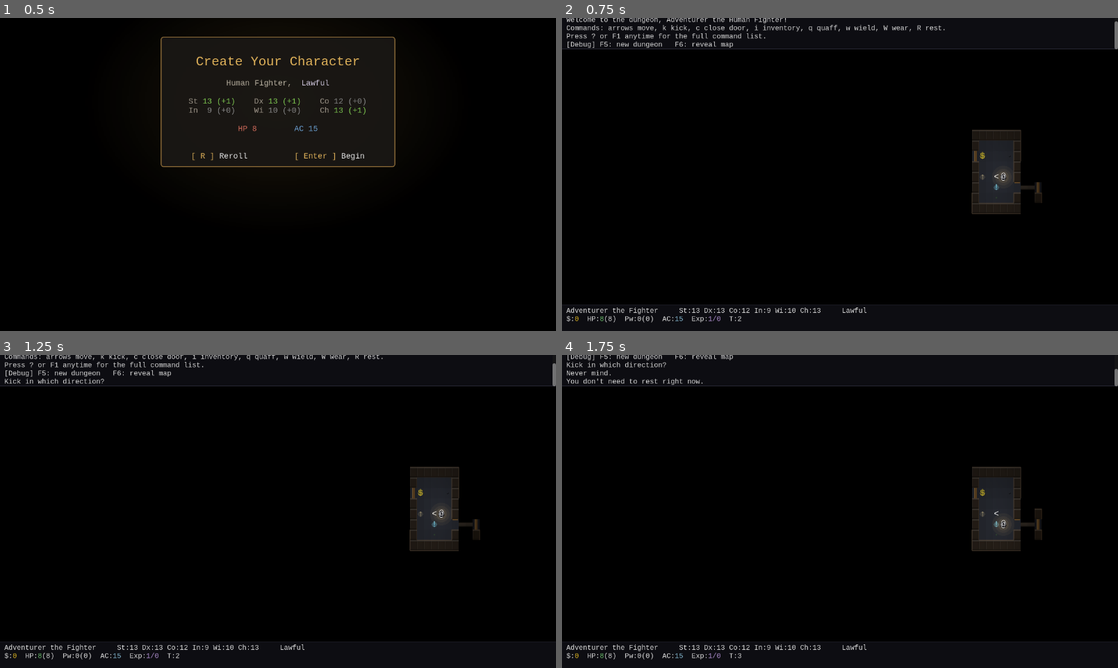
Above: before the commit, frames 1-4 (two rows, left to right).
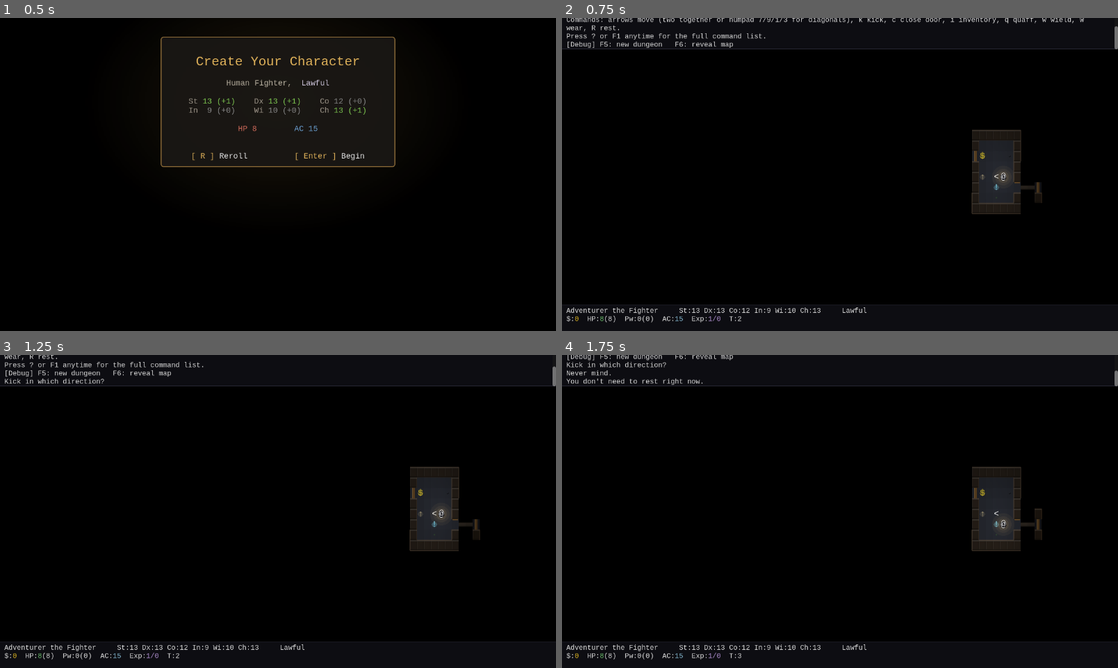
Above: after the commit, the same moments.

Repository: itaiag/basic-crawler
Game: Godot game, scene res://scenes/game.tscn
Same seed, same stepped clock (60 frames per second), same inputs: the game is played once before the commit and once after it.
Inputs:
- Up to frame 1 (0.5 s): no input
- Up to frame 2 (0.75 s): tap Enter at 0.5 s; hold Right from 0.53 s (still down); tap R at 0.6 s
- Up to frame 3 (1.25 s): keep holding Right; tap Space at 0.77 s; tap K at 0.8 s
- Up to frame 4 (1.75 s): tap Space at 1.25, 1.52 s; release Right at 1.28 s; hold Down from 1.28 s (still down); tap K at 1.35 s; tap R at 1.55 s

Frame 1 is identical in both runs. In frame 2, 1.0% of the frame differs, in the area x 0-100%, y 0-5%; in frame 3, 0.4%; in frame 4, less than 0.1%.

Commit message:
Add diagnical movement

Diff:
--- a/scripts/game.gd
+++ b/scripts/game.gd
@@ -23,6 +23,7 @@
 const REST_INTERRUPT_OPEN := 0.15
 const FATIGUE_PENALTY := 2
 const KICK_ATK_PENALTY := 2  # Basic Fantasy: kicks rolled at -2 attack
+const DIAG_BUFFER := 0.05  # window to pair two arrow keys into a diagonal step
 
 var _dungeon := DungeonGenerator.new()
 var _turn := 1
@@ -50,6 +51,10 @@
 var _awaiting_wear := false
 var _awaiting_fire := false
 var _awaiting_fire_dir := false
+# Diagonal-from-two-arrows buffer. _pending_seq is a monotonic guard so a stale
+# buffer timer can't fire a cardinal after a diagonal already committed.
+var _pending_dir := Vector2i.ZERO
+var _pending_seq := 0
 var _quaff_options: Array[int] = []
 var _wield_options: Array[int] = []
 var _wear_options: Array[int] = []
@@ -328,7 +333,7 @@
 	_creating = false
 	_create_bg.visible = false
 	_add_message("Welcome to the dungeon, Adventurer the Human Fighter!")
-	_add_message("Commands: arrows move, k kick, c close door, i inventory, q quaff, w wield, W wear, R rest.")
+	_add_message("Commands: arrows move (two together or numpad 7/9/1/3 for diagonals), k kick, c close door, i inventory, q quaff, w wield, W wear, R rest.")
 	_add_message("Press ? or F1 anytime for the full command list.")
 	_add_message("[Debug] F5: new dungeon   F6: reveal map")
 	_update_status()
@@ -717,10 +722,63 @@
 		get_viewport().set_input_as_handled()
 		return
 
+	_handle_move_key(event)
+
+
+# Routes movement keys. Numpad corners/cardinals move at once; the four ARROW keys
+# buffer briefly so two of them pressed together form a diagonal.
+func _handle_move_key(event: InputEvent) -> void:
 	var dir := _dir_from_key(event.keycode)
-	if dir != Vector2i.ZERO:
+	if dir == Vector2i.ZERO:
+		return
+	get_viewport().set_input_as_handled()
+	var is_arrow: bool = event.keycode in [KEY_UP, KEY_DOWN, KEY_LEFT, KEY_RIGHT]
+	if not is_arrow:
 		_try_move(dir)
-		get_viewport().set_input_as_handled()
+		return
+	# A perpendicular arrow is already waiting -> pair them now.
+	if _pending_dir != Vector2i.ZERO and _pending_dir.x * dir.x + _pending_dir.y * dir.y == 0:
+		_commit_diagonal(_pending_dir + dir)
+		return
+	# Fast path: a perpendicular arrow is already physically held -> no wait.
+	var perp := _held_perpendicular(dir)
+	if perp != Vector2i.ZERO:
+		_commit_diagonal(dir + perp)
+		return
+	_start_pending(dir)
+
+
+func _commit_diagonal(d: Vector2i) -> void:
+	_pending_seq += 1  # invalidate any in-flight buffer timer
+	_pending_dir = Vector2i.ZERO
+	_try_move(Vector2i(clampi(d.x, -1, 1), clampi(d.y, -1, 1)))
+
+
+func _start_pending(dir: Vector2i) -> void:
+	_pending_dir = dir
+	_pending_seq += 1
+	var seq := _pending_seq
+	await get_tree().create_timer(DIAG_BUFFER).timeout
+	if seq == _pending_seq and _pending_dir != Vector2i.ZERO:
+		var d := _pending_dir
+		_pending_dir = Vector2i.ZERO
+		_try_move(d)
+
+
+# If an arrow on the axis perpendicular to `dir` is currently held, return its
+# cardinal vector (so it can be paired into a diagonal immediately); else ZERO.
+func _held_perpendicular(dir: Vector2i) -> Vector2i:
+	if dir.x != 0:  # horizontal -> look for a held vertical arrow
+		if Input.is_physical_key_pressed(KEY_UP):
+			return Vector2i(0, -1)
+		if Input.is_physical_key_pressed(KEY_DOWN):
+			return Vector2i(0, 1)
+	else:  # vertical -> look for a held horizontal arrow
+		if Input.is_physical_key_pressed(KEY_LEFT):
+			return Vector2i(-1, 0)
+		if Input.is_physical_key_pressed(KEY_RIGHT):
+			return Vector2i(1, 0)
+	return Vector2i.ZERO
 
 
 func _dir_from_key(keycode: int) -> Vector2i:
@@ -732,6 +790,14 @@
 		return Vector2i(-1, 0)
 	elif keycode in [KEY_RIGHT, KEY_KP_6]:
 		return Vector2i(1, 0)
+	elif keycode == KEY_KP_7:
+		return Vector2i(-1, -1)
+	elif keycode == KEY_KP_9:
+		return Vector2i(1, -1)
+	elif keycode == KEY_KP_1:
+		return Vector2i(-1, 1)
+	elif keycode == KEY_KP_3:
+		return Vector2i(1, 1)
 	return Vector2i.ZERO
 
 
@@ -872,6 +938,9 @@
 	var dir := _dir_from_key(event.keycode)
 	if dir == Vector2i.ZERO:
 		_add_message("Never mind.")
+		return
+	if dir.x != 0 and dir.y != 0:
+		_add_message("You can only fire in a cardinal direction.")
 		return
 	_run_round(_do_fire_action.bind(_fire_ammo_kind, dir))
 
@@ -1055,6 +1124,12 @@
 func _try_move(dir: Vector2i) -> void:
 	var target: Vector2i = _player.grid_pos + dir
 	if target.x < 0 or target.y < 0 or target.x >= GameData.MAP_W or target.y >= GameData.MAP_H:
+		return
+
+	# Block diagonal corner-cuts (between two walls / through a doorway) -- silent,
+	# like a wall bump, and no turn spent. Terrain is static within a round, so
+	# checking here (not in _do_move_action) is sufficient, matching PILLAR/locked.
+	if dir.x != 0 and dir.y != 0 and not GameData.diagonal_clear(_dungeon, _player.grid_pos, dir):
 		return
 
 	# Attacking, opening, and walking all cost a turn -> run a full round.
@@ -1510,18 +1585,23 @@
 	if not _last_visible.has(m.grid_pos):
 		return
 	var to_player: Vector2i = _player.grid_pos - m.grid_pos
-	var dist := absi(to_player.x) + absi(to_player.y)
+	# Chebyshev distance: diagonal neighbors count as adjacent now that monsters move
+	# diagonally. A diagonal melee is only allowed when the corner is clear, mirroring
+	# the player's own corner-cut gate.
+	var dist := maxi(absi(to_player.x), absi(to_player.y))
+	var can_melee: bool = dist <= 1 and (to_player.x == 0 or to_player.y == 0 \
+		or GameData.diagonal_clear(_dungeon, m.grid_pos, Vector2i(signi(to_player.x), signi(to_player.y))))
 
 	if m.fleeing:
 		var flee := MonsterAI.flee_step(m.grid_pos, to_player, _dungeon, _monster_at, _player.grid_pos)
 		if flee != Vector2i.ZERO:
 			_move_monster(m, flee)
-		elif dist <= 1:
+		elif can_melee:
 			# Cornered with nowhere to run -> it turns and fights.
 			_monster_attack(m)
 		return
 
-	if dist <= 1:
+	if can_melee:
 		_monster_attack(m)
 		return
 	var step := MonsterAI.chase_step(m.grid_pos, to_player, _dungeon, _monster_at, _player.grid_pos)
--- a/scripts/game_data.gd
+++ b/scripts/game_data.gd
@@ -193,6 +193,22 @@
 static func is_door(tile: int) -> bool:
 	return tile in [Tile.DOOR_CLOSED, Tile.DOOR_LOCKED, Tile.DOOR_OPEN]
 
+# A diagonal step is legal only if it isn't squeezing between two blocked corners
+# and neither end is a doorway. `dir` must be diagonal (both components nonzero);
+# orthogonal moves are never corner-cuts. `dungeon` is duck-typed (needs get_tile).
+static func diagonal_clear(dungeon, from: Vector2i, dir: Vector2i) -> bool:
+	if dir.x == 0 or dir.y == 0:
+		return true
+	var from_t: int = dungeon.get_tile(from.x, from.y)
+	var dest_t: int = dungeon.get_tile(from.x + dir.x, from.y + dir.y)
+	if is_door(from_t) or is_door(dest_t):
+		return false  # no diagonal into/out of a doorway
+	var side_h: int = dungeon.get_tile(from.x + dir.x, from.y)
+	var side_v: int = dungeon.get_tile(from.x, from.y + dir.y)
+	if not is_passable(side_h) and not is_passable(side_v):
+		return false  # both flanking corners blocked -> can't squeeze through
+	return true
+
 static func grid_to_world(grid_pos: Vector2i) -> Vector2:
 	return Vector2(grid_pos.x * CELL.x, grid_pos.y * CELL.y)
 
--- a/scripts/help_panel.gd
+++ b/scripts/help_panel.gd
@@ -95,7 +95,8 @@
 func _help_text() -> String:
 	var t := "[center][b]COMMANDS[/b][/center]\n\n"
 	t += "[b]Movement[/b]\n"
-	t += "  Arrows / numpad 8 2 4 6   Move\n"
+	t += "  Arrows / numpad 8 2 4 6   Move (4-way)\n"
+	t += "  Numpad 7 9 1 3 / 2 arrows Move diagonally\n"
 	t += "  (into a monster)          Attack\n"
 	t += "  (into a closed door)      Open\n\n"
 	t += "[b]Actions[/b]\n"
--- a/scripts/monster_ai.gd
+++ b/scripts/monster_ai.gd
@@ -5,47 +5,53 @@
 # nothing here touches game state. game.gd keeps the turn-driving and attacks.
 
 
-# Greedy chase: try the longer axis first, then the other.
+# Greedy chase: step diagonally toward the player when possible, else fall back to
+# the longer orthogonal axis first, then the other.
 static func chase_step(from: Vector2i, to_player: Vector2i, dungeon, occupancy: Dictionary, player_pos: Vector2i) -> Vector2i:
-	var options: Array[Vector2i] = []
-	if absi(to_player.x) >= absi(to_player.y):
-		if to_player.x != 0:
-			options.append(Vector2i(signi(to_player.x), 0))
-		if to_player.y != 0:
-			options.append(Vector2i(0, signi(to_player.y)))
-	else:
-		if to_player.y != 0:
-			options.append(Vector2i(0, signi(to_player.y)))
-		if to_player.x != 0:
-			options.append(Vector2i(signi(to_player.x), 0))
-	for step in options:
-		if can_enter(from + step, dungeon, occupancy, player_pos):
+	for step in _ranked_steps(to_player, false):
+		if can_enter(from, step, dungeon, occupancy, player_pos):
 			return step
 	return Vector2i.ZERO
 
 
 # Mirror of the chase: step directly away from the player when possible.
 static func flee_step(from: Vector2i, to_player: Vector2i, dungeon, occupancy: Dictionary, player_pos: Vector2i) -> Vector2i:
-	var options: Array[Vector2i] = []
-	if absi(to_player.x) >= absi(to_player.y):
-		if to_player.x != 0:
-			options.append(Vector2i(-signi(to_player.x), 0))
-		if to_player.y != 0:
-			options.append(Vector2i(0, -signi(to_player.y)))
-	else:
-		if to_player.y != 0:
-			options.append(Vector2i(0, -signi(to_player.y)))
-		if to_player.x != 0:
-			options.append(Vector2i(-signi(to_player.x), 0))
-	for step in options:
-		if can_enter(from + step, dungeon, occupancy, player_pos):
+	for step in _ranked_steps(to_player, true):
+		if can_enter(from, step, dungeon, occupancy, player_pos):
 			return step
 	return Vector2i.ZERO
 
 
-static func can_enter(cell: Vector2i, dungeon, occupancy: Dictionary, player_pos: Vector2i) -> bool:
+# Preferred steps toward (or, when fleeing, away from) the player: diagonal first,
+# then the two orthogonals in longer-axis-first order.
+static func _ranked_steps(to_player: Vector2i, flee: bool) -> Array[Vector2i]:
+	var away := -1 if flee else 1
+	var sx := signi(to_player.x) * away
+	var sy := signi(to_player.y) * away
+	var opts: Array[Vector2i] = []
+	if sx != 0 and sy != 0:
+		opts.append(Vector2i(sx, sy))
+	if absi(to_player.x) >= absi(to_player.y):
+		if sx != 0:
+			opts.append(Vector2i(sx, 0))
+		if sy != 0:
+			opts.append(Vector2i(0, sy))
+	else:
+		if sy != 0:
+			opts.append(Vector2i(0, sy))
+		if sx != 0:
+			opts.append(Vector2i(sx, 0))
+	return opts
+
+
+static func can_enter(from: Vector2i, dir: Vector2i, dungeon, occupancy: Dictionary, player_pos: Vector2i) -> bool:
+	var cell := from + dir
 	if cell == player_pos:
 		return false
 	if occupancy.has(cell):
 		return false
-	return GameData.is_passable(dungeon.get_tile(cell.x, cell.y))
+	if not GameData.is_passable(dungeon.get_tile(cell.x, cell.y)):
+		return false
+	if dir.x != 0 and dir.y != 0 and not GameData.diagonal_clear(dungeon, from, dir):
+		return false
+	return true
